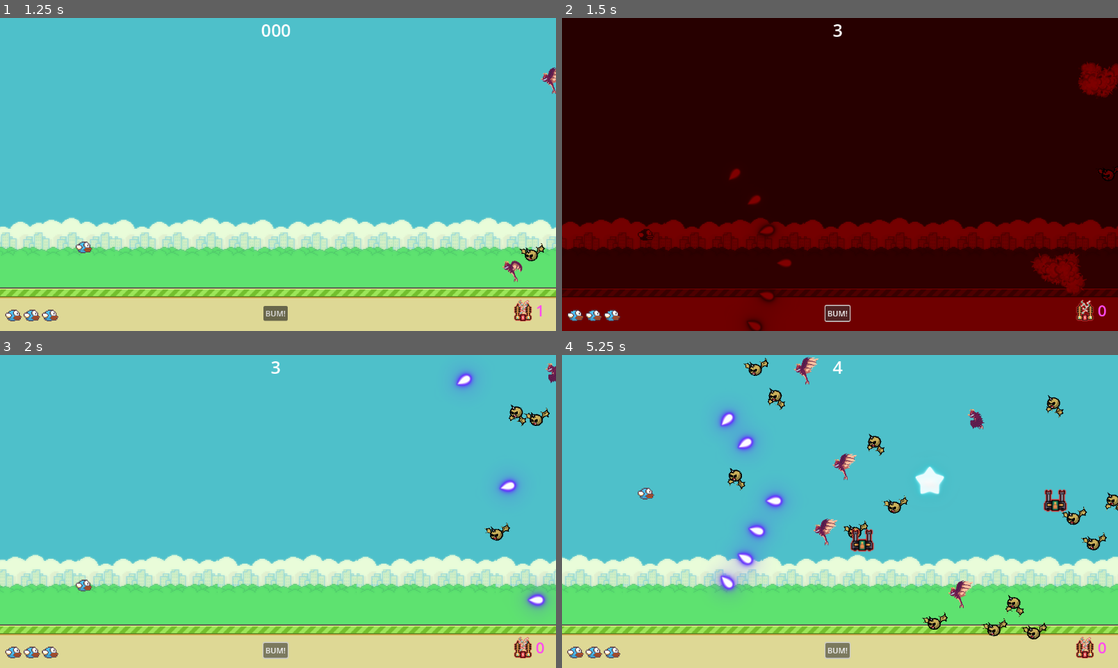
Above: before the commit, frames 1-4 (two rows, left to right).
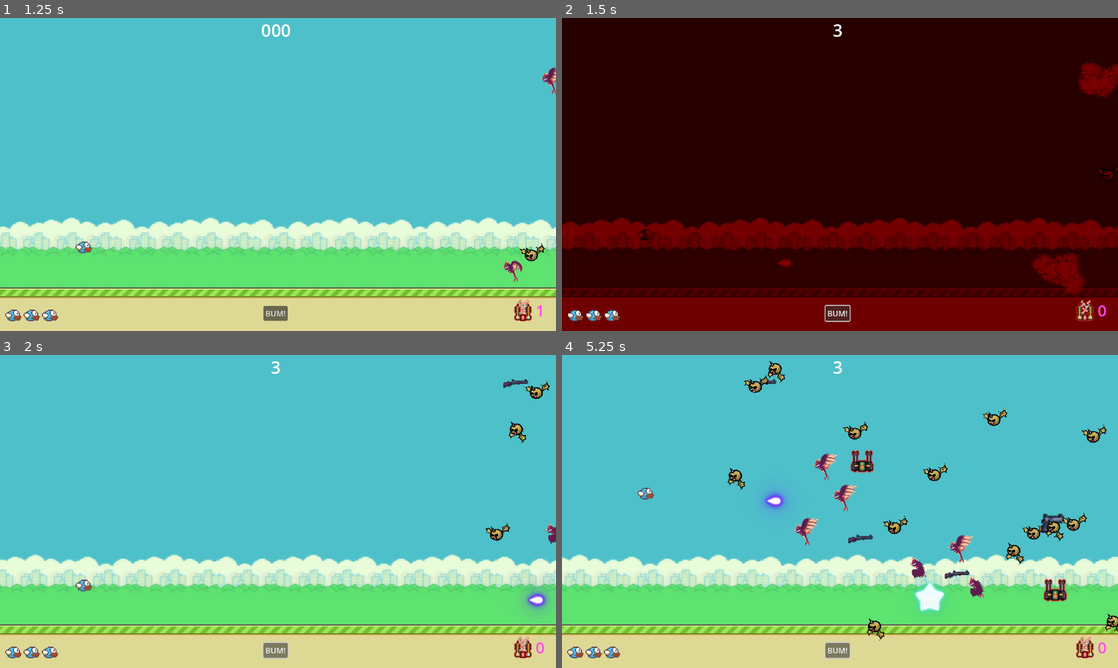
Above: after the commit, the same moments.

Repository: Dum398/flappy-shooter
Game: Godot game, scene res://GUI/mmenu.tscn
The game is run twice, just before and just after one commit, with the same random seed, the same clock (stepped at 60 frames per second) and the same inputs.
Inputs:
- Up to frame 1 (1.25 s): click "new game" at 0.5 s
- Up to frame 2 (1.5 s): click "BUM!" at 1.25 s
- Up to frame 3 (2 s): no input
- Up to frame 4 (5.25 s): click "BUM!" at 2 s; click "BUM!" at 2.75 s; tap Enter (shoot) at 3.5 s; tap F (bomb) at 3.6, 4.35 s; tap Space (ui_accept) at 3.77, 4.07, 4.52, 4.82 s; hold Enter (shoot) from 5.03 s (still down)

Frame 1 is identical in both runs. In frame 2, 0.3% of the frame differs, in the area x 30-39%, y 48-100%; in frame 3, 1.1%; in frame 4, 7.8%, in the area x 27-100%, y 0-92%.

Commit message:
bonus zmeneni  a 2s shotgun cooldown

Diff:
--- a/Bonus/bonus.gd
+++ b/Bonus/bonus.gd
@@ -4,12 +4,13 @@
 enum EBonusType {
 	Speed,
 	Bomb,
-	Star
+	Star,
+	Weapon
 }
 
 @export var speed :int = 200
 @export var bonus_type :EBonusType = EBonusType.Speed
-
+@export var weapon_scene :PackedScene
 
 func _ready():
 	if $AnimatedSprite2D: $AnimatedSprite2D.play()
--- a/Bonus/bonus.tscn
+++ b/Bonus/bonus.tscn
@@ -1,7 +1,8 @@
-[gd_scene load_steps=20 format=3 uid="uid://dydnnwbcw0r6k"]
+[gd_scene load_steps=21 format=3 uid="uid://dydnnwbcw0r6k"]
 
 [ext_resource type="Script" uid="uid://bbuchqxhew64d" path="res://Bonus/bonus.gd" id="1_6vrvi"]
 [ext_resource type="Texture2D" uid="uid://dnjmoqv6vsgso" path="res://Sprites/Pickup Icon - Weapons - Auto Cannons.png" id="1_t3dwv"]
+[ext_resource type="PackedScene" uid="uid://cl22tu6gdg7y2" path="res://Bonus/shotgun_bonus.tscn" id="2_pxp5e"]
 
 [sub_resource type="AtlasTexture" id="AtlasTexture_uylo5"]
 atlas = ExtResource("1_t3dwv")
@@ -122,8 +123,7 @@
 [node name="Bonus" type="Area2D"]
 collision_layer = 2
 script = ExtResource("1_6vrvi")
-speed = null
-bonus_type = null
+weapon_scene = ExtResource("2_pxp5e")
 
 [node name="AnimatedSprite2D" type="AnimatedSprite2D" parent="."]
 scale = Vector2(2, 2)
--- /dev/null
+++ b/Bonus/gun_bonus.tscn
@@ -0,0 +1,33 @@
+[gd_scene load_steps=6 format=3 uid="uid://rrqtm6akfipu"]
+
+[ext_resource type="Script" uid="uid://bbuchqxhew64d" path="res://Bonus/bonus.gd" id="1_pfn20"]
+[ext_resource type="PackedScene" uid="uid://bwv2ghvr7t8jx" path="res://Guns/gun.tscn" id="2_pfn20"]
+[ext_resource type="Texture2D" uid="uid://chbiur366u7nk" path="res://1.png" id="3_ga4mw"]
+
+[sub_resource type="AtlasTexture" id="AtlasTexture_6wpsl"]
+atlas = ExtResource("3_ga4mw")
+region = Rect2(0, 117, 13, 11)
+
+[sub_resource type="CircleShape2D" id="CircleShape2D_u5tb8"]
+radius = 24.0208
+
+[node name="Bonus" type="Area2D"]
+collision_layer = 2
+script = ExtResource("1_pfn20")
+bonus_type = 3
+weapon_scene = ExtResource("2_pfn20")
+
+[node name="star" type="Sprite2D" parent="."]
+position = Vector2(2.38419e-07, 2.38419e-07)
+scale = Vector2(3.90114, 3.90114)
+texture = SubResource("AtlasTexture_6wpsl")
+
+[node name="CollisionShape2D" type="CollisionShape2D" parent="."]
+shape = SubResource("CircleShape2D_u5tb8")
+
+[node name="VisibleOnScreenEnabler2D" type="VisibleOnScreenEnabler2D" parent="."]
+position = Vector2(0.500002, 2)
+scale = Vector2(2.65, 2.7)
+
+[connection signal="body_entered" from="." to="." method="_on_body_entered"]
+[connection signal="screen_exited" from="VisibleOnScreenEnabler2D" to="." method="_on_visible_on_screen_enabler_2d_screen_exited"]
--- /dev/null
+++ b/Bonus/shotgun_bonus.tscn
@@ -0,0 +1,33 @@
+[gd_scene load_steps=6 format=3 uid="uid://cl22tu6gdg7y2"]
+
+[ext_resource type="Script" uid="uid://bbuchqxhew64d" path="res://Bonus/bonus.gd" id="1_6rns1"]
+[ext_resource type="PackedScene" uid="uid://cggjr174cxtkl" path="res://Guns/shotgun.tscn" id="2_1q22r"]
+[ext_resource type="Texture2D" uid="uid://chbiur366u7nk" path="res://1.png" id="2_6rns1"]
+
+[sub_resource type="AtlasTexture" id="AtlasTexture_1q22r"]
+atlas = ExtResource("2_6rns1")
+region = Rect2(64, 85, 32, 11)
+
+[sub_resource type="CircleShape2D" id="CircleShape2D_u5tb8"]
+radius = 24.0208
+
+[node name="Bonus" type="Area2D"]
+collision_layer = 2
+script = ExtResource("1_6rns1")
+bonus_type = 3
+weapon_scene = ExtResource("2_1q22r")
+
+[node name="star" type="Sprite2D" parent="."]
+position = Vector2(-1.90735e-06, 0)
+scale = Vector2(1.60455, 1.60455)
+texture = SubResource("AtlasTexture_1q22r")
+
+[node name="CollisionShape2D" type="CollisionShape2D" parent="."]
+shape = SubResource("CircleShape2D_u5tb8")
+
+[node name="VisibleOnScreenEnabler2D" type="VisibleOnScreenEnabler2D" parent="."]
+position = Vector2(0.500002, 2)
+scale = Vector2(2.65, 2.7)
+
+[connection signal="body_entered" from="." to="." method="_on_body_entered"]
+[connection signal="screen_exited" from="VisibleOnScreenEnabler2D" to="." method="_on_visible_on_screen_enabler_2d_screen_exited"]
--- a/Levels/Level1.tscn
+++ b/Levels/Level1.tscn
@@ -1,22 +1,28 @@
-[gd_scene load_steps=8 format=3 uid="uid://c26p5n8sido4"]
+[gd_scene load_steps=10 format=3 uid="uid://c26p5n8sido4"]
 
 [ext_resource type="Script" uid="uid://dx75i2umd8ckt" path="res://Levels/level_1.gd" id="1_kbdgy"]
 [ext_resource type="PackedScene" uid="uid://dhdx51utwhyx6" path="res://Player/Player.tscn" id="1_y36o4"]
 [ext_resource type="PackedScene" uid="uid://xu5e4abn5ti0" path="res://Enemies/dragon.tscn" id="2_v6xuk"]
 [ext_resource type="PackedScene" uid="uid://di8ogbrqvfsvi" path="res://GUI/HUD.tscn" id="3_4imoe"]
 [ext_resource type="PackedScene" uid="uid://cvdfwtnly5tyl" path="res://Levels/background.tscn" id="4_jl1cm"]
+[ext_resource type="PackedScene" uid="uid://cl22tu6gdg7y2" path="res://Bonus/shotgun_bonus.tscn" id="4_xcayt"]
+[ext_resource type="PackedScene" uid="uid://rrqtm6akfipu" path="res://Bonus/gun_bonus.tscn" id="5_5g41i"]
 [ext_resource type="AudioStream" uid="uid://c4gq8be8h5m1u" path="res://8bit-video-game-music-289970.mp3" id="5_vyt3g"]
 [ext_resource type="PackedScene" uid="uid://7jrtkidhxbcr" path="res://node_2d.tscn" id="6_kyd11"]
 
 [node name="Level1" type="Node2D"]
 script = ExtResource("1_kbdgy")
 enemies = Array[PackedScene]([ExtResource("6_kyd11"), ExtResource("2_v6xuk")])
+weapons = Array[PackedScene]([ExtResource("4_xcayt"), ExtResource("5_5g41i")])
 
 [node name="Background" parent="." instance=ExtResource("4_jl1cm")]
 position = Vector2(196, -39)
 
 [node name="Player" parent="." instance=ExtResource("1_y36o4")]
 position = Vector2(174, 267)
+
+[node name="weapon_spawn" type="Timer" parent="."]
+autostart = true
 
 [node name="EnemySpawn" type="Timer" parent="."]
 wait_time = 0.2
@@ -52,6 +58,7 @@
 [connection signal="health_changed" from="Player" to="." method="_on_player_health_changed"]
 [connection signal="invincibility_changed" from="Player" to="CanvasLayer/HUD" method="_on_player_invincibility_changed"]
 [connection signal="player_death" from="Player" to="." method="_on_player_player_death"]
+[connection signal="timeout" from="weapon_spawn" to="." method="_on_weapon_spawn_timeout"]
 [connection signal="timeout" from="EnemySpawn" to="." method="_on_enemy_spawn_timeout"]
 [connection signal="timeout" from="BonusSpawn" to="." method="_on_bonus_spawn_timeout"]
 [connection signal="timeout" from="BombSpawn" to="." method="_on_bomb_spawn_timeout"]
--- a/Levels/level_1.gd
+++ b/Levels/level_1.gd
@@ -7,7 +7,7 @@
 
 var _dragon_health = 2
 @export var enemies :Array[PackedScene]
-
+@export var weapons :Array[PackedScene]
 func _get_spawn_position():
 	var screen_size = get_viewport_rect().size
 	return Vector2(screen_size.x, (screen_size.y - 120) * randf())
@@ -62,3 +62,16 @@
 
 func _on_player_health_changed(new_health :int):
 	$CanvasLayer/HUD.player_health = new_health
+
+
+func _on_weapon_spawn_timeout():
+
+	if self.weapons.size() == 0:
+		return
+
+	var weapon = self.weapons.pick_random().instantiate()
+	weapon.position = self._get_spawn_position()
+
+
+
+	self.add_child(weapon)
--- a/Player/Player.tscn
+++ b/Player/Player.tscn
@@ -1,11 +1,10 @@
-[gd_scene load_steps=9 format=3 uid="uid://dhdx51utwhyx6"]
+[gd_scene load_steps=8 format=3 uid="uid://dhdx51utwhyx6"]
 
 [ext_resource type="Script" uid="uid://dvr1gr1ptkpwf" path="res://Player/player.gd" id="1_pkcwh"]
 [ext_resource type="Texture2D" uid="uid://d4b3dpwiyvek6" path="res://Sprites/bluebird-midflap.png" id="2_gbebp"]
 [ext_resource type="Texture2D" uid="uid://ctu1145ju5fqh" path="res://Sprites/bluebird-downflap.png" id="3_7037l"]
 [ext_resource type="PackedScene" uid="uid://bwv2ghvr7t8jx" path="res://Guns/gun.tscn" id="3_y1in8"]
 [ext_resource type="Texture2D" uid="uid://brgun5wxkshsj" path="res://Sprites/bluebird-upflap.png" id="4_n24f5"]
-[ext_resource type="PackedScene" uid="uid://cggjr174cxtkl" path="res://Guns/shotgun.tscn" id="6_6ysni"]
 
 [sub_resource type="SpriteFrames" id="SpriteFrames_ad8bx"]
 animations = [{
@@ -44,8 +43,6 @@
 [node name="Gun" parent="Guns" instance=ExtResource("3_y1in8")]
 position = Vector2(28, 0)
 
-[node name="shotgun" parent="Guns" instance=ExtResource("6_6ysni")]
-
 [node name="VisibleOnScreenNotifier2D" type="VisibleOnScreenNotifier2D" parent="."]
 position = Vector2(1.66893e-06, -1.07288e-06)
 scale = Vector2(1.7, 1.2)
--- a/Player/player.gd
+++ b/Player/player.gd
@@ -108,14 +108,17 @@
 		self._bomb_count += 1
 	elif bonus.bonus_type == BonusPickup.EBonusType.Star:
 		self._invincible = true
+	elif bonus.bonus_type == BonusPickup.EBonusType.Weapon:
+		self.Switch_weapons(bonus.weapon_scene)
 	bonus.queue_free()
-
-
 func _on_visible_on_screen_notifier_2d_screen_exited():
 	self._dead = true
 	self.player_death.emit()
 
-
-
+func Switch_weapons(weapon_scene :PackedScene):
+	for child in $Guns.get_children():
+		child.queue_free()
+	var new_weapon = weapon_scene.instantiate()
+	$Guns.add_child(new_weapon)
 func _on_invincibility_timer_timeout():
 	self._invincible = false
Binary file added: 1.png
Not shown, added: 1.png.import
